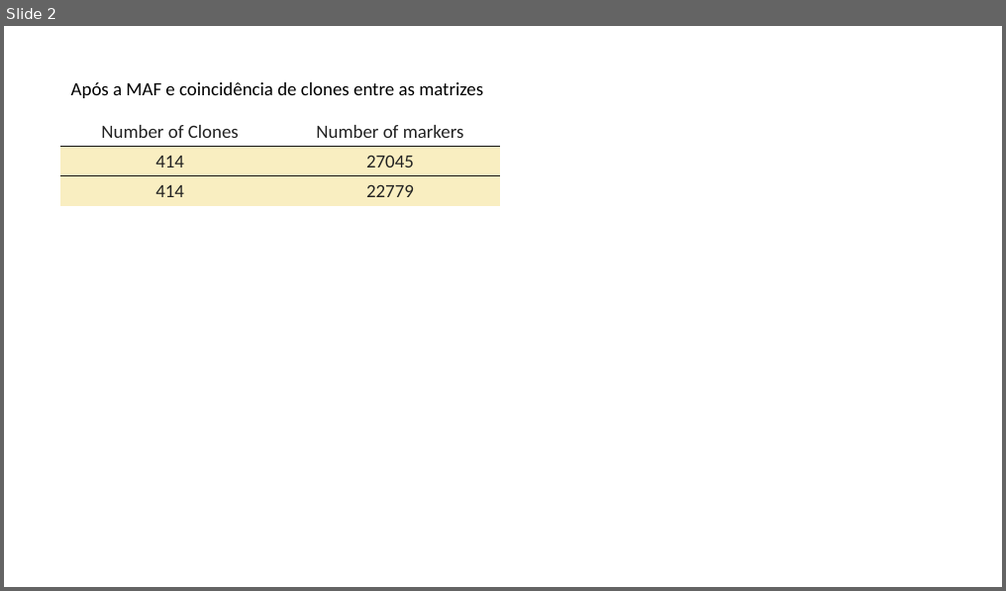
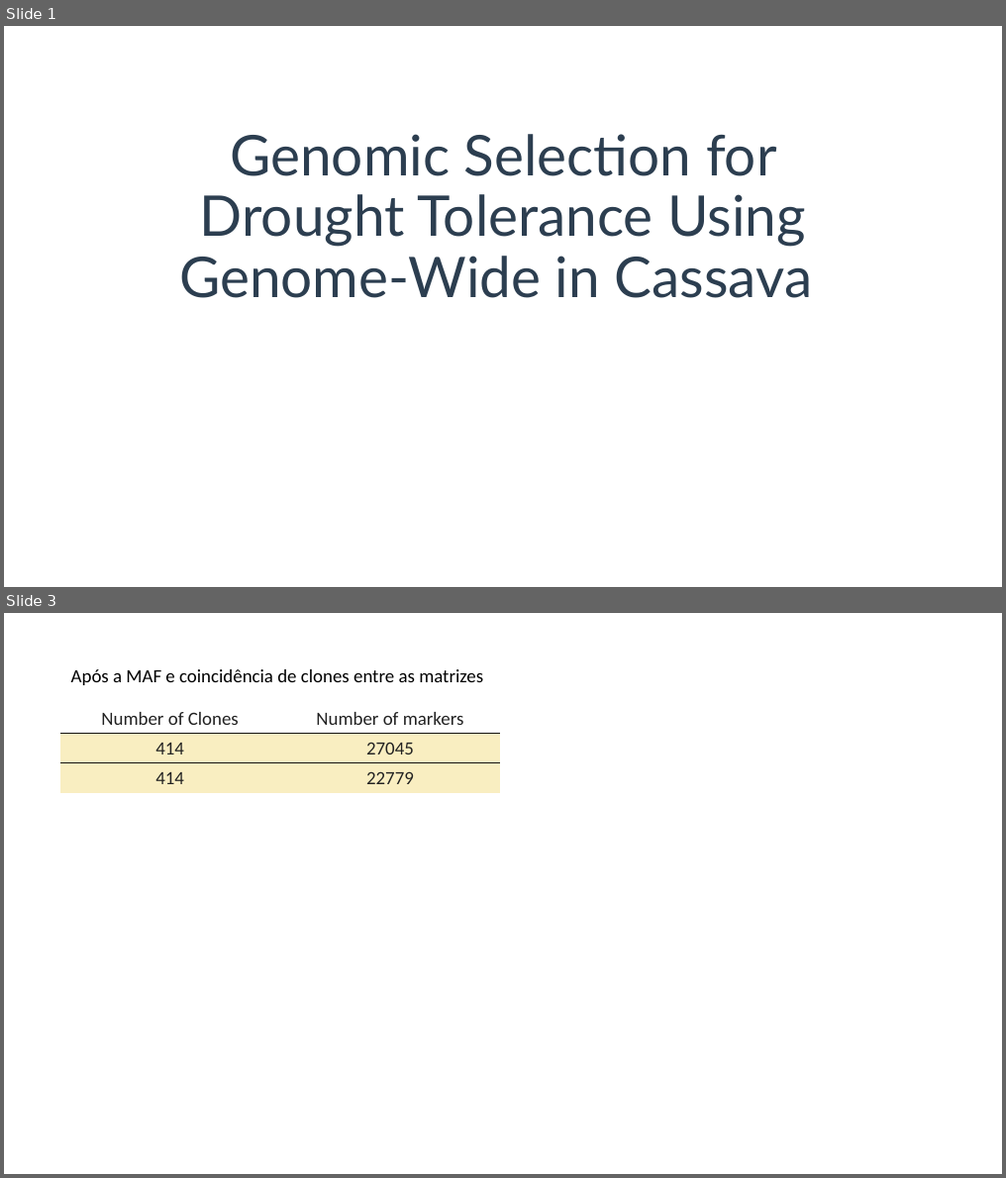
Before and after one commit to WevertonGomesCosta/Genomic-Selection-for-Drought-Tolerance-Using-Genome-Wide-SNPs-in-Casava, a slide deck: data/genomic selection.pptx. Shown one above the other, each under a label of ours: slide 2 before the commit, slides 1 and 3 after it; the slides between them are not shown. The pictures are 1006x591 and 1006x1178 pixels, drawn with LibreOffice and Linux fonts; fonts in the diff are those of the drawing. Boxes give left, top, right and bottom in pixels: in the first picture for what was removed or moved away, otherwise in the second. Text is boxed around its words. In the diff, an @@ line names an element or a change of style, - is before the commit and + after.

```diff
--- a/data/genomic selection.pptx
+++ b/data/genomic selection.pptx
@@ slide 1 added at (4, 26, 1002, 587), background #FFFFFF @@
@@ title added at (179, 134, 813, 298), 54 pt, text #2C3E50 @@
+Genomic Selection for Drought Tolerance Using Genome-Wide in Cassava
@@ what was slide 2 is now slide 3 @@
```
Also in this commit, not shown: 3 slides changed, 2 other slides added, 46 other files.
